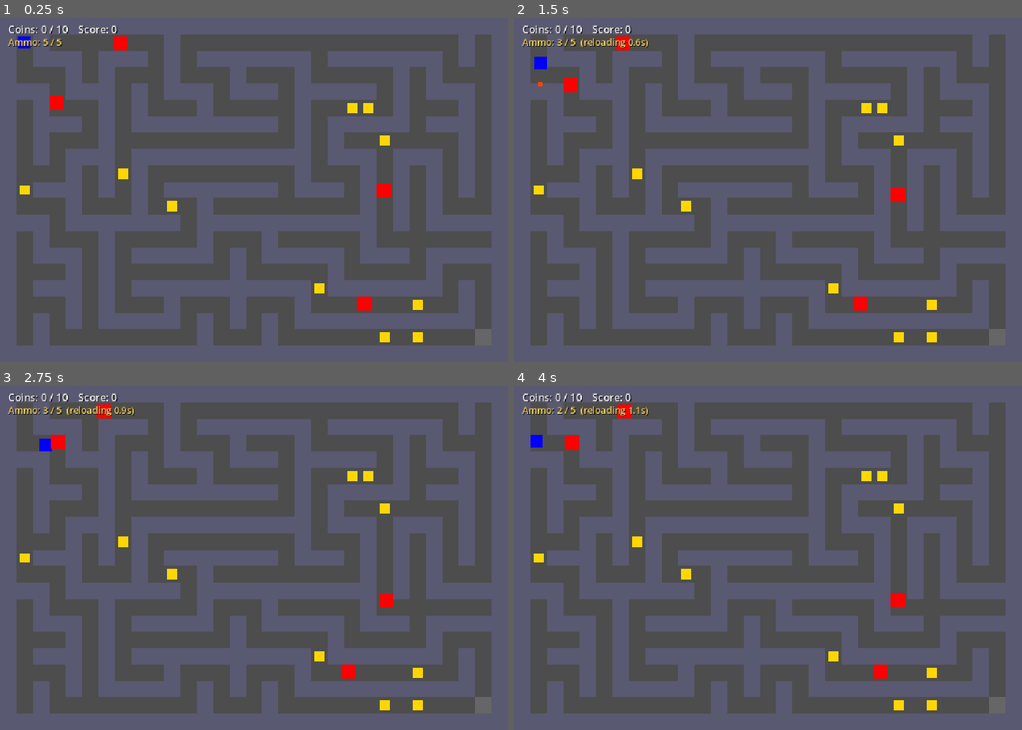
Above: before the commit, frames 1-4 (two rows, left to right).
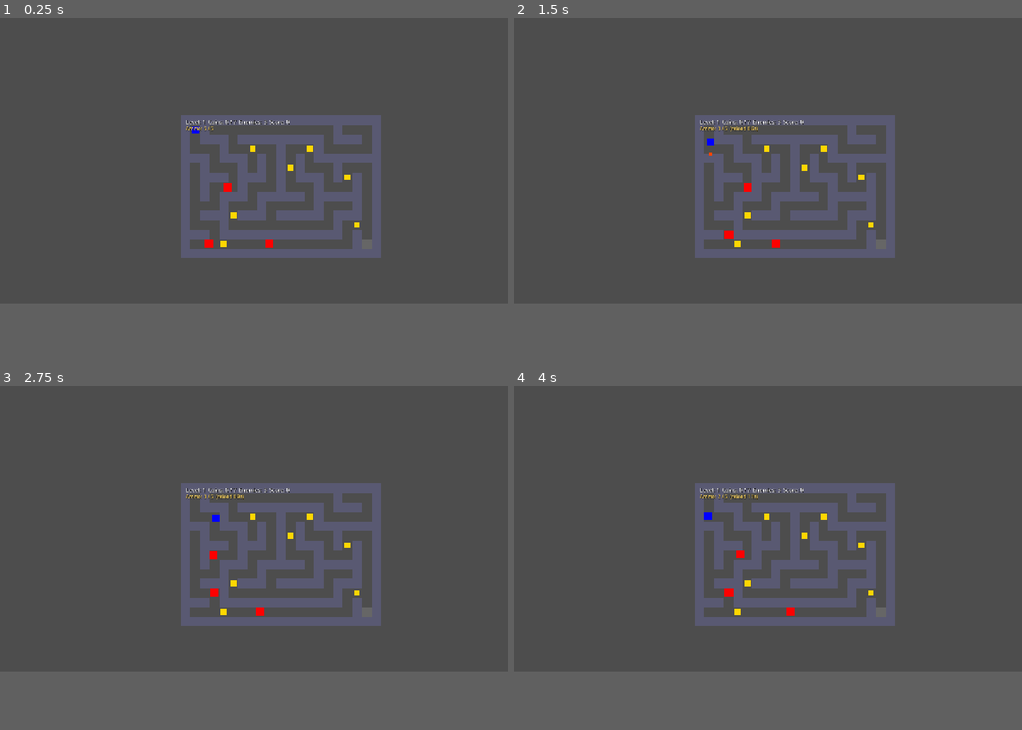
Above: after the commit, the same moments.

Repository: VVStanley/game_godot
Game: Godot game, scene res://Scenes/Main.tscn
Same seed, same stepped clock (60 frames per second), same inputs: the game is played once before the commit and once after it.
Inputs:
- Up to frame 1 (0.25 s): no input
- Up to frame 2 (1.5 s): hold D (move_right) 0.53-1.28 s; tap Space (shoot) at 0.6, 1.35 s; hold S (move_down) from 1.28 s (still down)
- Up to frame 3 (2.75 s): release S (move_down) at 2.03 s; hold D (move_right) from 2.03 s (still down); tap Space (shoot) at 2.1 s
- Up to frame 4 (4 s): tap Enter at 2.75 s; release D (move_right) at 2.78 s; hold W (move_up) 2.78-3.53 s; tap Space (shoot) at 2.85, 3.6 s; hold A (move_left) from 3.53 s (still down)
The window is 800x542 before the commit and 800x450 after it. Grey fills any space a smaller window leaves; there, only what the larger window draws over its background counts as a difference.

The runs differ from the first frame. In frame 1, 52% of the frame differs, in the area x 0-100%, y 0-96%; in frame 2, 52%; in frame 3, 52%; in frame 4, 52%.

Commit message:
Уровни

Diff:
--- a/Scripts/Enemy.gd
+++ b/Scripts/Enemy.gd
@@ -2,18 +2,20 @@
 ##
 ## Picks a random walkable cell and moves toward it.  On arrival
 ## (or timeout) picks a new target.  Can pick up coins on overlap.
-## Takes Settings.enemy_hp hits to die.
+## Takes Settings.enemy_hp hits to die.  Emits `enemy_died` on death.
 ##
 ## Scene structure (Enemy.tscn):
 ##   Enemy (CharacterBody2D) — this script
 ##   ├─ Sprite (ColorRect)
-##   ├─ CollisionShape2D
-##   └─ HP_Bar (ProgressBar, hidden until hit)
+##   └─ CollisionShape2D
 
 extends CharacterBody2D
 
 ## Emitted when the enemy picks up a coin.
 signal enemy_collected_coin(coin_node: Node2D)
+
+## Emitted when the enemy is killed.
+signal enemy_died()
 
 var _hp: int = Settings.enemy_hp
 var _max_hp: int = Settings.enemy_hp
@@ -61,6 +63,7 @@
 	_flash()
 
 	if _hp <= 0:
+		enemy_died.emit()
 		queue_free()
 
 
--- a/Scripts/Main.gd
+++ b/Scripts/Main.gd
@@ -1,41 +1,40 @@
 ## Main.gd — Level controller with procedural maze generation,
-## shooting, enemies, and coin competition.
+## shooting, enemies, coin competition, and multi-level progression.
 ##
 ## Generates a random maze via Recursive Backtracker (DFS),
 ## removes dead ends for multiple paths.  Walls are solid
 ## (StaticBody2D).  Enemies roam and collect coins.  The HUD
-## shows coins, score, and ammo.  On exit the game freezes
-## and shows the final score.
+## shows level, coins, enemies, score, and ammo.  A Camera2D
+## follows the player.
 
 extends Node2D
 
 # ---------------------------------------------------------------------------
 # Grid constants — must be odd for the cell/wall layout to work.
-# 31 columns × 21 rows → 992 × 672 px viewport.
 # ---------------------------------------------------------------------------
-const MAZE_COLS: int = 31
-const MAZE_ROWS: int = 21
-
-## How many coins to scatter on walkable tiles.
-const NUM_COINS: int = 10
+const MAZE_COLS: int = 21
+const MAZE_ROWS: int = 15
 
 # Cell coordinates (not grid).  Cell (0,0) → grid (1,1).
 const PLAYER_SPAWN: Vector2i = Vector2i(0, 0)
-const EXIT_CELL: Vector2i = Vector2i(14, 9)
+const EXIT_CELL: Vector2i = Vector2i(9, 6)
 
 # ---------------------------------------------------------------------------
 # State
 # ---------------------------------------------------------------------------
-var _maze: Array = []                    # 2-D array: 1 = wall, 0 = walkable
+var _maze: Array = []
 var _player: CharacterBody2D
 var _exit_node: Area2D
 var _coins: Array[Node2D] = []
+var _enemies: Array[Node2D] = []
 var _coins_collected: int = 0
 var _total_coins: int = 0
+var _total_enemies: int = 0
 var _game_over: bool = false
 
 var _hud_label: Label
 var _ammo_label: Label
+var _camera: Camera2D
 
 # Walkable positions in pixel space (cached for enemy AI).
 var _walkable_positions: Array[Vector2] = []
@@ -52,6 +51,7 @@
 	_generate_maze()
 	_build_walls()
 	_cache_walkable_positions()
+	_setup_camera()
 	_spawn_player()
 	_spawn_coins()
 	_spawn_enemies()
@@ -59,6 +59,7 @@
 	_create_hud()
 
 	_total_coins = _coins.size()
+	_total_enemies = _enemies.size()
 	Settings.required_coins = _total_coins
 	_update_hud()
 
@@ -83,7 +84,6 @@
 # =====================================================================
 
 func _generate_maze() -> void:
-	# 1. Fill with walls.
 	_maze = []
 	for row in range(MAZE_ROWS):
 		var r: Array = []
@@ -94,7 +94,6 @@
 	var cell_cols: int = (MAZE_COLS - 1) / 2
 	var cell_rows: int = (MAZE_ROWS - 1) / 2
 
-	# 2. Recursive Backtracker (iterative DFS).
 	var visited: Array = []
 	for row in range(cell_rows):
 		visited.append([])
@@ -250,7 +249,7 @@
 
 
 # =====================================================================
-# Cached walkable positions (pixel space)
+# Cached walkable positions
 # =====================================================================
 
 func _cache_walkable_positions() -> void:
@@ -265,6 +264,30 @@
 
 
 # =====================================================================
+# Camera
+# =====================================================================
+
+func _setup_camera() -> void:
+	_camera = Camera2D.new()
+	_camera.name = "Camera"
+	_camera.position_smoothing_enabled = true
+	_camera.position_smoothing_speed = 8.0
+	_camera.zoom = Vector2(Settings.camera_zoom, Settings.camera_zoom)
+
+	# Set limits so camera doesn't scroll beyond maze edges.
+	var maze_w: float = MAZE_COLS * Settings.wall_tile_size
+	var maze_ht: float = MAZE_ROWS * Settings.wall_tile_size
+	var vp_size: Vector2 = get_viewport_rect().size
+	var half_vp: Vector2 = vp_size / 2.0
+	_camera.limit_left = -half_vp.x + Settings.wall_tile_size
+	_camera.limit_top = -half_vp.y + Settings.wall_tile_size
+	_camera.limit_right = maze_w + half_vp.x - Settings.wall_tile_size
+	_camera.limit_bottom = maze_ht + half_vp.y - Settings.wall_tile_size
+
+	add_child(_camera)
+
+
+# =====================================================================
 # Entity spawning
 # =====================================================================
 
@@ -272,8 +295,11 @@
 	_player = _player_scene.instantiate()
 	_player.position = _cell_to_pixel(PLAYER_SPAWN)
 	add_child(_player)
-	# Connect bullet-fired signal so Main can track bullets.
 	_player.bullet_fired.connect(_on_bullet_fired)
+
+	# Camera follows player.
+	_camera.make_current()
+	_camera.global_position = _player.global_position
 
 
 func _on_bullet_fired(bullet: Area2D) -> void:
@@ -289,6 +315,7 @@
 
 
 func _spawn_coins() -> void:
+	var count: int = LevelManager.get_coin_count()
 	var walkable_grid: Array[Vector2i] = []
 	var spawn_grid: Vector2i = Vector2i(
 		PLAYER_SPAWN.x * 2 + 1, PLAYER_SPAWN.y * 2 + 1
@@ -306,7 +333,7 @@
 				walkable_grid.append(gp)
 
 	walkable_grid.shuffle()
-	var count: int = min(NUM_COINS, walkable_grid.size())
+	count = min(count, walkable_grid.size())
 	for i in range(count):
 		var coin: Node2D = _coin_scene.instantiate()
 		coin.position = _grid_to_pixel(walkable_grid[i])
@@ -315,12 +342,12 @@
 
 
 func _spawn_enemies() -> void:
+	var count: int = LevelManager.get_enemy_count()
 	var blocked: Array[Vector2i] = [
 		Vector2i(PLAYER_SPAWN.x * 2 + 1, PLAYER_SPAWN.y * 2 + 1),
 		Vector2i(EXIT_CELL.x * 2 + 1, EXIT_CELL.y * 2 + 1),
 	]
 
-	# Collect walkable grid cells.
 	var candidates: Array[Vector2i] = []
 	for row in range(MAZE_ROWS):
 		for col in range(MAZE_COLS):
@@ -330,26 +357,34 @@
 					candidates.append(gp)
 
 	candidates.shuffle()
-	var count: int = min(Settings.enemy_count, candidates.size())
+	count = min(count, candidates.size())
 
 	for i in range(count):
 		var enemy: Node2D = _enemy_scene.instantiate()
 		enemy.position = _grid_to_pixel(candidates[i])
+		_enemies.append(enemy)
 		add_child(enemy)
-		# When enemy collects a coin, handle it.
 		enemy.enemy_collected_coin.connect(_on_enemy_collected_coin)
+		enemy.enemy_died.connect(_on_enemy_died)
 
 
 func _on_enemy_collected_coin(coin_node: Node2D) -> void:
 	if _game_over or not is_instance_valid(coin_node):
 		return
-	# Remove coin — enemy "ate" it, player can't get it.
 	coin_node.queue_free()
 	_coins.erase(coin_node)
 	_total_coins = _coins.size()
 	_update_hud()
 
 
+func _on_enemy_died() -> void:
+	if _game_over:
+		return
+	LevelManager.add_score(Settings.score_per_kill)
+	_total_enemies -= 1
+	_update_hud()
+
+
 func _spawn_exit() -> void:
 	_exit_node = _exit_scene.instantiate()
 	_exit_node.position = _cell_to_pixel(EXIT_CELL)
@@ -363,7 +398,7 @@
 func _create_hud() -> void:
 	_hud_label = Label.new()
 	_hud_label.position = Vector2(16, 8)
-	_hud_label.add_theme_font_size_override("font_size", 20)
+	_hud_label.add_theme_font_size_override("font_size", 18)
 	_hud_label.add_theme_color_override("font_color", Color.WHITE)
 	_hud_label.add_theme_color_override("font_shadow_color", Color.BLACK)
 	_hud_label.add_theme_constant_override("shadow_offset_x", 1)
@@ -371,8 +406,8 @@
 	add_child(_hud_label)
 
 	_ammo_label = Label.new()
-	_ammo_label.position = Vector2(16, 34)
-	_ammo_label.add_theme_font_size_override("font_size", 18)
+	_ammo_label.position = Vector2(16, 32)
+	_ammo_label.add_theme_font_size_override("font_size", 16)
 	_ammo_label.add_theme_color_override("font_color", Color(1.0, 0.85, 0.4))
 	_ammo_label.add_theme_color_override("font_shadow_color", Color.BLACK)
 	_ammo_label.add_theme_constant_override("shadow_offset_x", 1)
@@ -381,8 +416,11 @@
 
 
 func _update_hud() -> void:
-	var score: int = _coins_collected * Settings.coin_value
-	_hud_label.text = "Coins: %d / %d    Score: %d" % [_coins_collected, _total_coins, score]
+	var level: int = LevelManager.current_level
+	var score: int = LevelManager.total_score
+	_hud_label.text = "Level: %d  Coins: %d / %d  Enemies: %d  Score: %d" % [
+		level, _coins_collected, _total_coins, _total_enemies, score
+	]
 
 	if _player != null and is_instance_valid(_player):
 		var ammo: int = _player.get_ammo()
@@ -390,7 +428,7 @@
 		var regen: float = _player.get_regen_remaining()
 
 		if regen > 0.0 and ammo < max_ammo:
-			_ammo_label.text = "Ammo: %d / %d  (reloading %.1fs)" % [ammo, max_ammo, regen]
+			_ammo_label.text = "Ammo: %d / %d  (reload %.1fs)" % [ammo, max_ammo, regen]
 		else:
 			_ammo_label.text = "Ammo: %d / %d" % [ammo, max_ammo]
 
@@ -398,6 +436,8 @@
 func _process(_delta: float) -> void:
 	if not _game_over:
 		_update_hud()
+		if _player != null and is_instance_valid(_player):
+			_camera.global_position = _player.global_position
 
 
 # =====================================================================
@@ -406,6 +446,9 @@
 
 func get_coins() -> Array[Node2D]:
 	return _coins
+
+func get_enemies() -> Array[Node2D]:
+	return _enemies
 
 
 # =====================================================================
@@ -431,24 +474,30 @@
 	_game_over = true
 
 	_player.set_physics_process(false)
-	_show_win_screen()
+
+	if LevelManager.advance_level():
+		_show_level_complete_screen()
+	else:
+		_show_win_screen()
 
 	await get_tree().create_timer(Settings.restart_delay).timeout
+	if LevelManager.is_game_complete():
+		LevelManager.reset_progress()
 	get_tree().reload_current_scene()
 
 
-func _show_win_screen() -> void:
-	var score: int = _coins_collected * Settings.coin_value
-
+func _show_level_complete_screen() -> void:
 	var overlay := ColorRect.new()
-	overlay.color = Color(0, 0, 0, 0.6)
+	overlay.color = Color(0, 0, 0, 0.5)
 	overlay.position = Vector2.ZERO
 	overlay.size = get_viewport_rect().size
 	overlay.mouse_filter = Control.MOUSE_FILTER_IGNORE
 	add_child(overlay)
 
 	var label := Label.new()
-	label.text = "%s\nScore: %d\n\nRestarting..." % [Settings.win_message, score]
+	label.text = "Level %d complete!\nScore: %d\n\nNext level..." % [
+		LevelManager.current_level - 1, LevelManager.total_score
+	]
 	label.horizontal_alignment = HORIZONTAL_ALIGNMENT_CENTER
 	label.vertical_alignment = VERTICAL_ALIGNMENT_CENTER
 	label.position = Vector2.ZERO
@@ -458,6 +507,27 @@
 	add_child(label)
 
 
+func _show_win_screen() -> void:
+	var overlay := ColorRect.new()
+	overlay.color = Color(0, 0, 0, 0.6)
+	overlay.position = Vector2.ZERO
+	overlay.size = get_viewport_rect().size
+	overlay.mouse_filter = Control.MOUSE_FILTER_IGNORE
+	add_child(overlay)
+
+	var label := Label.new()
+	label.text = "%s\nFinal Score: %d\n\nRestarting..." % [
+		Settings.win_message, LevelManager.total_score
+	]
+	label.horizontal_alignment = HORIZONTAL_ALIGNMENT_CENTER
+	label.vertical_alignment = VERTICAL_ALIGNMENT_CENTER
+	label.position = Vector2.ZERO
+	label.size = get_viewport_rect().size
+	label.add_theme_font_size_override("font_size", 36)
+	label.add_theme_color_override("font_color", Color.GOLD)
+	add_child(label)
+
+
 # =====================================================================
 # Utility
 # =====================================================================
--- /dev/null
+++ b/Settings/LevelManager.gd
@@ -0,0 +1,40 @@
+## LevelManager.gd — Persistent state across levels.
+##
+## Tracks current level number and cumulative score.
+## Registered as an Autoload so data survives scene reloads.
+
+extends Node
+
+## Current level (1-based).
+var current_level: int = 1
+
+## Cumulative score across all levels.
+var total_score: int = 0
+
+## Reset progress to the beginning.
+func reset_progress() -> void:
+	current_level = 1
+	total_score = 0
+
+## Advance to the next level. Returns false if already at max.
+func advance_level() -> bool:
+	if current_level >= Settings.max_level:
+		return false
+	current_level += 1
+	return true
+
+## Check if the player has beaten all levels.
+func is_game_complete() -> bool:
+	return current_level > Settings.max_level
+
+## Calculate coin count for the current level.
+func get_coin_count() -> int:
+	return Settings.base_coin_count + (current_level - 1) * 2
+
+## Calculate enemy count for the current level.
+func get_enemy_count() -> int:
+	return Settings.base_enemy_count + (current_level - 1) / 2
+
+## Add score (e.g. from enemy kills).
+func add_score(amount: int) -> void:
+	total_score += amount
--- a/Settings/Settings.gd
+++ b/Settings/Settings.gd
@@ -5,6 +5,20 @@
 ## All tunable game parameters live here.
 
 extends Node
+
+# ===================== LEVELS =====================
+
+## Total number of levels in the game.
+var max_level: int = 10
+
+## Base coin count for level 1, increases by 2 per level.
+var base_coin_count: int = 8
+
+## Base enemy count for level 1, increases by 1 every 2 levels.
+var base_enemy_count: int = 3
+
+## Score awarded per enemy kill.
+var score_per_kill: int = 5
 
 # ===================== PLAYER =====================
 
@@ -88,6 +102,12 @@
 ## Seconds to wait before restarting after the win message.
 var restart_delay: float = 3.0
 
+# ===================== CAMERA =====================
+
+## Camera zoom level.  Lower = more of the maze visible.
+## 1.0 = 1:1 pixel ratio.  0.75 = 25% more area visible.
+var camera_zoom: float = 0.75
+
 # ===================== WALLS =====================
 
 ## Wall tile size in pixels (used by the TileMap).
--- a/project.godot
+++ b/project.godot
@@ -22,11 +22,12 @@
 
 Settings="*res://Settings/Settings.gd"
 SoundManager="*res://Settings/SoundManager.gd"
+LevelManager="*res://Settings/LevelManager.gd"
 
 [display]
 
-window/size/viewport_width=992
-window/size/viewport_height=672
+window/size/viewport_width=1280
+window/size/viewport_height=720
 window/stretch/mode="canvas_items"
 
 [input]
Not shown, added: Settings/LevelManager.gd.uid
Not shown, changed: .gitignore
Not shown, changed: README.md
